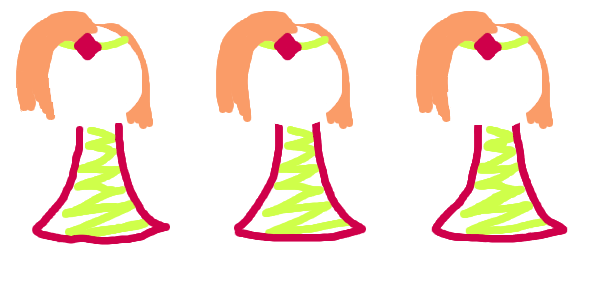
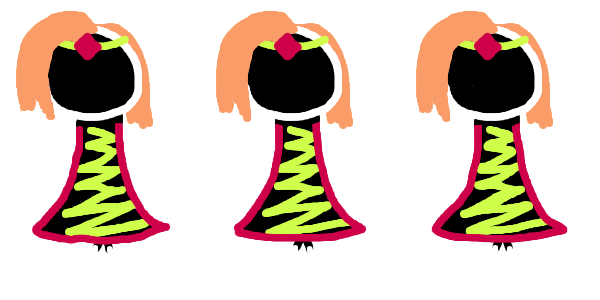
Two versions of the same layered image (600×300). Layer-by-layer changes:
added layer "Layer #4" above "Layer #8" over left=40, top=33, right=554, bottom=253
